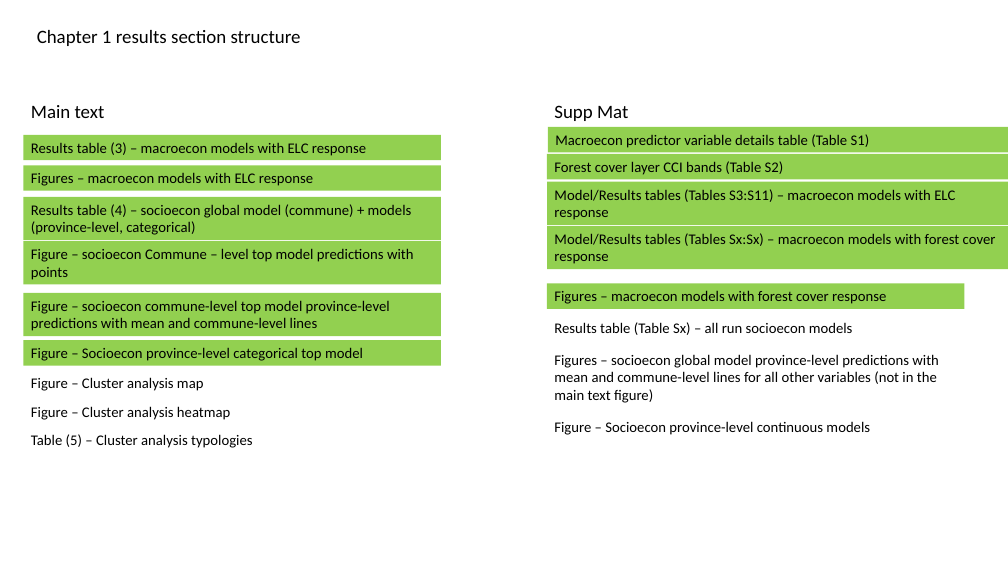
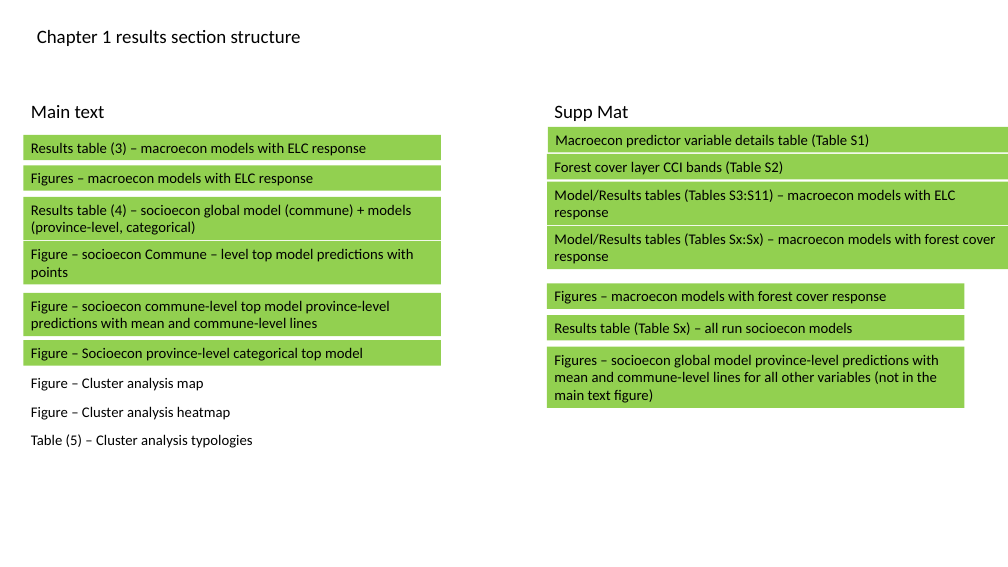
Before and after one commit to mattnuttall00/PhD_Chapter1, a slide deck: slide 1 of Write up/tables_figures_structure.pptx. Drawn at 1008x567 pixels with LibreOffice and Linux fonts; fonts in the diff are those of the drawing. Boxes give left, top, right and bottom in pixels: in the first picture for what was removed or moved away, otherwise in the second. Text is boxed around its words. In the diff, an @@ line names an element or a change of style, - is before the commit and + after.

Commit message:
Tables updated and results section structure updated

```diff
--- a/Write up/tables_figures_structure.pptx
+++ b/Write up/tables_figures_structure.pptx
@@ rectangle "Results table (Table Sx) – ...": place and size @@
-rectangle "Results table (Table Sx) – ..." at [554, 322, 853, 335]
+rectangle "Results table (Table Sx) – ..." at [547, 315, 964, 341]
@@ rectangle "Results table (Table Sx) – ..." at [547, 315, 964, 341]: fill none to #92D050 @@
@@ rectangle "Figures – socioecon global model ...": place and size @@
-rectangle "Figures – socioecon global model ..." at [554, 354, 939, 403]
+rectangle "Figures – socioecon global model ..." at [547, 347, 964, 408]
@@ rectangle "Figures – socioecon global model ..." at [547, 347, 964, 408]: fill none to #92D050 @@
@@ text removed at [554, 421, 870, 435] @@
-Figure – Socioecon province-level continuous models
```
Also in this commit, not shown: 1 other file.
